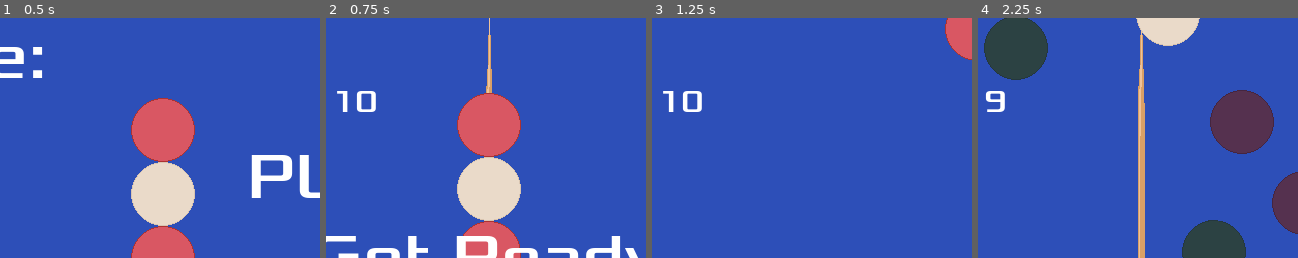
Above: before the commit, frames 1-4 (left to right).
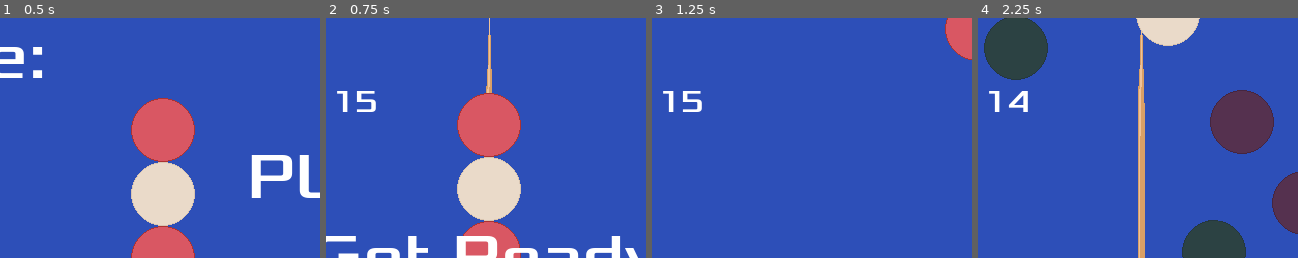
Above: after the commit, the same moments.

Repository: zundouz/ldjam54_odango
Game: Godot game, scene res://main.tscn
Same seed, same stepped clock (60 frames per second), same inputs: the game is played once before the commit and once after it.
Inputs (mouse positions are % of the whole screen's width and height, from its top left):
- Up to frame 1 (0.5 s): no input
- Up to frame 2 (0.75 s): tap Space (space) at 0.5 s; move the mouse to (72, 45) at 0.52 s; hold Up (move_up) from 0.53 s (still down); tap Enter (enter) at 0.6 s
- Up to frame 3 (1.25 s): keep holding Up (move_up)
- Up to frame 4 (2.25 s): move the mouse to (30, 55) at 1.27 s; release Up (move_up) at 1.28 s; click (30, 55) at 1.35 s; move the mouse to (60, 28) at 2.02 s; hold Up (move_up) from 2.03 s (still down); tap Space (space) at 2.1 s
The pictures show only the part of the screen within x 25-75%, y 0-50%; the shares and areas given below are measured in that part.

Frame 1 is identical in both runs. In frame 2, 0.2% of the frame differs, in the area x 9-16%, y 30-40%; in frame 3, 0.2%; in frame 4, 0.7%, in the area x 2-16%, y 30-40%.

Commit message:
chore: 初期値15にする

Diff:
--- a/My_Global.gd
+++ b/My_Global.gd
@@ -2,7 +2,8 @@
 
 # グローバル変数の作成
 var score : int = 0
-var remained_skewer : int = 11
+var remained_skewer_init_val : int = 16
+var remained_skewer : int = remained_skewer_init_val
 var is_odango_finished : bool = true
 
 var is_swing_se_playing_on_odango = false
--- a/main.gd
+++ b/main.gd
@@ -40,7 +40,7 @@
 
 func new_game():
 	MyGlobal.score = 0
-	MyGlobal.remained_skewer = 11
+	MyGlobal.remained_skewer = MyGlobal.remained_skewer_init_val
 	MyGlobal.is_odango_finished = true
 	$HUD.update_score(MyGlobal.score)
 	$HUD.update_remain(MyGlobal.remained_skewer)
